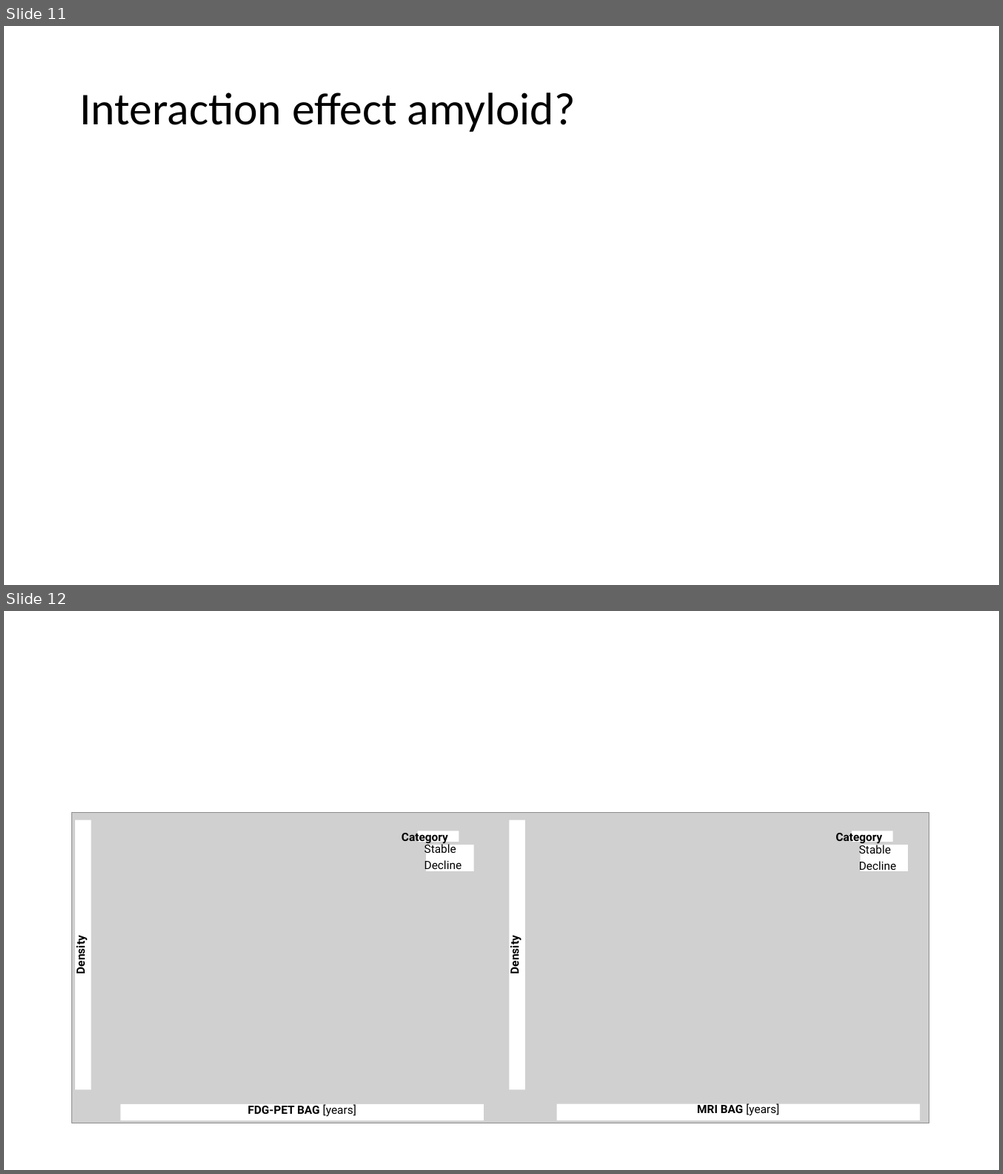
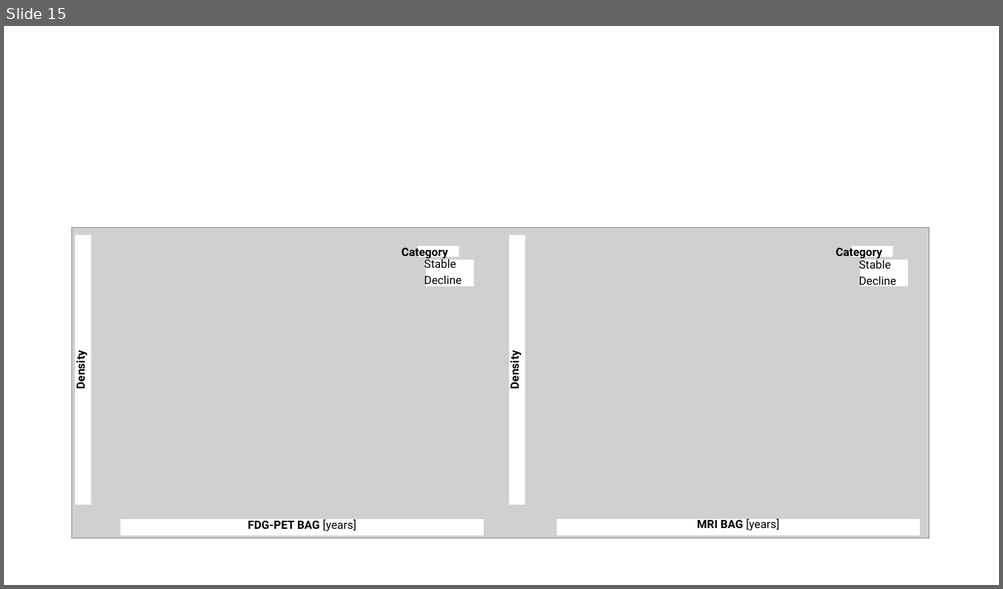
Before and after one commit to elenadoe/Brain_Age_PET_MRI, a slide deck: results/Results PET MR Age.pptx. Shown one above the other, each under a label of ours: slides 11 and 12 before the commit, slide 15 after it. The pictures are 1003x1174 and 1003x589 pixels, drawn with LibreOffice and Linux fonts; fonts in the diff are those of the drawing; grey boxes stand for pictures. Boxes give left, top, right and bottom in pixels: in the first picture for what was removed or moved away, otherwise in the second. Text is boxed around its words. In the diff, an @@ line names an element or a change of style, - is before the commit and + after.

```diff
--- a/results/Results PET MR Age.pptx
+++ b/results/Results PET MR Age.pptx
@@ slide 11 removed at box(4, 26, 999, 585), background #FFFFFF @@
@@ title removed at box(79, 93, 575, 132) @@
-Interaction effect amyloid?
@@ what was slide 12 is now slide 15 @@
```
Also in this commit, not shown: 9 slides changed, 7 slides added, 1 other slide removed.
